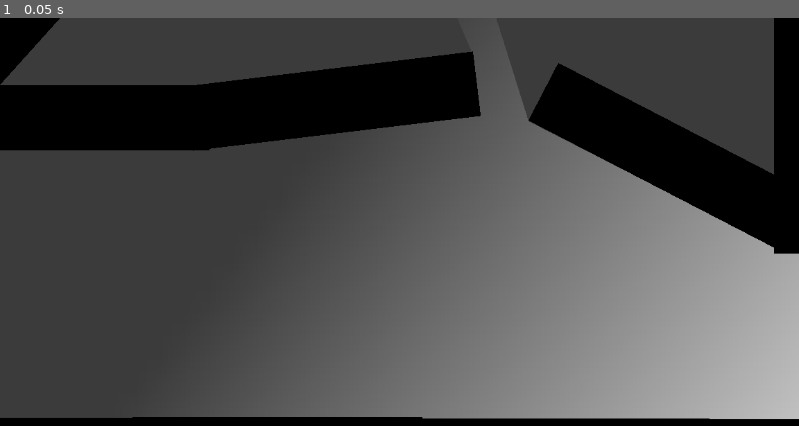
Above: before the commit, frame 1.
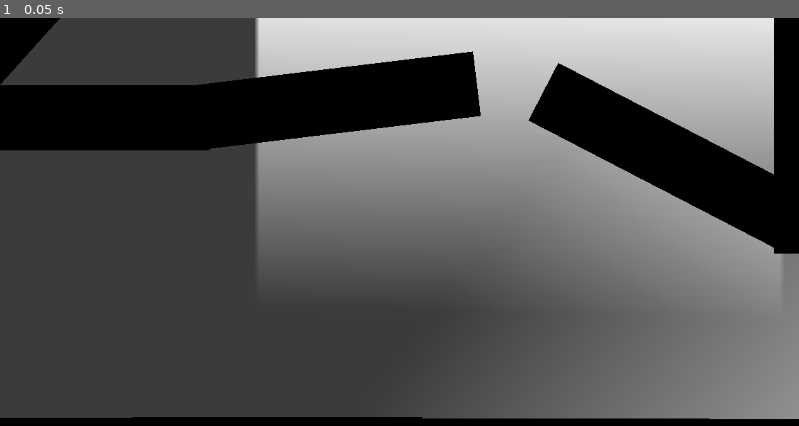
Above: after the commit, the same moment.

Repository: 6thAce/Lighting
Game: Godot game, scene res://scene.tscn
Two runs of this game, one before a commit and one after it. Both use one fixed random seed, a clock stepped at 60 frames per second and the inputs below. The engine's default icon, where the game draws it, is replaced by a stand-in: a white triangle on a blue panel in a dark square.
Inputs:
- Up to frame 1 (0.05 s): no input

The runs differ from the first frame. In frame 1, 43% of the frame differs, in the area x 30-100%, y 0-99%.

Commit message:
Update scene.tscn

Diff:
--- a/scene.tscn
+++ b/scene.tscn
@@ -18,6 +18,13 @@
 fill_from = Vector2(0.229358, 0.426605)
 fill_to = Vector2(1, 0.701835)
 
+[sub_resource type="Gradient" id="Gradient_nxogm"]
+
+[sub_resource type="GradientTexture2D" id="GradientTexture2D_3253y"]
+gradient = SubResource("Gradient_nxogm")
+fill_from = Vector2(0.472477, 1)
+fill_to = Vector2(0.495413, 0.0183486)
+
 [node name="Scene" type="Node2D"]
 
 [node name="Bg" parent="." instance=ExtResource("1_ulcgi")]
@@ -35,9 +42,15 @@
 occluder = SubResource("OccluderPolygon2D_3253y")
 
 [node name="PointLight2D" type="PointLight2D" parent="."]
-position = Vector2(870, 492)
+position = Vector2(1224, 492)
 scale = Vector2(7.99834, 3.82708)
 energy = 4.35
 shadow_enabled = true
 texture = SubResource("GradientTexture2D_nxogm")
 texture_scale = 4.33
+
+[node name="PointLight2D2" type="PointLight2D" parent="."]
+position = Vector2(749, 50)
+scale = Vector2(11.9141, 12.0469)
+energy = 5.0
+texture = SubResource("GradientTexture2D_3253y")
Not shown: 1 places in scene.tscn that only renumber resources
